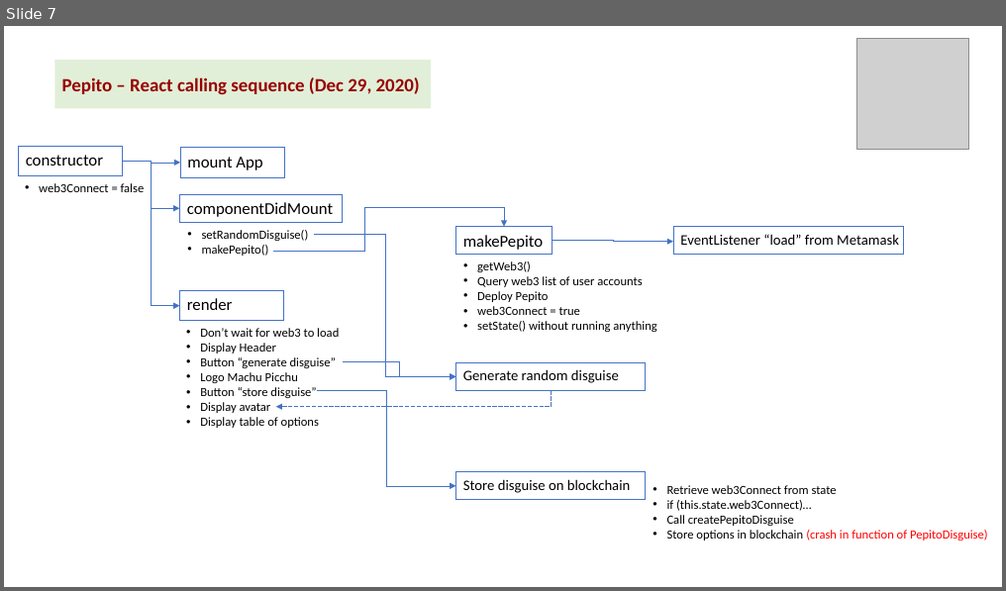
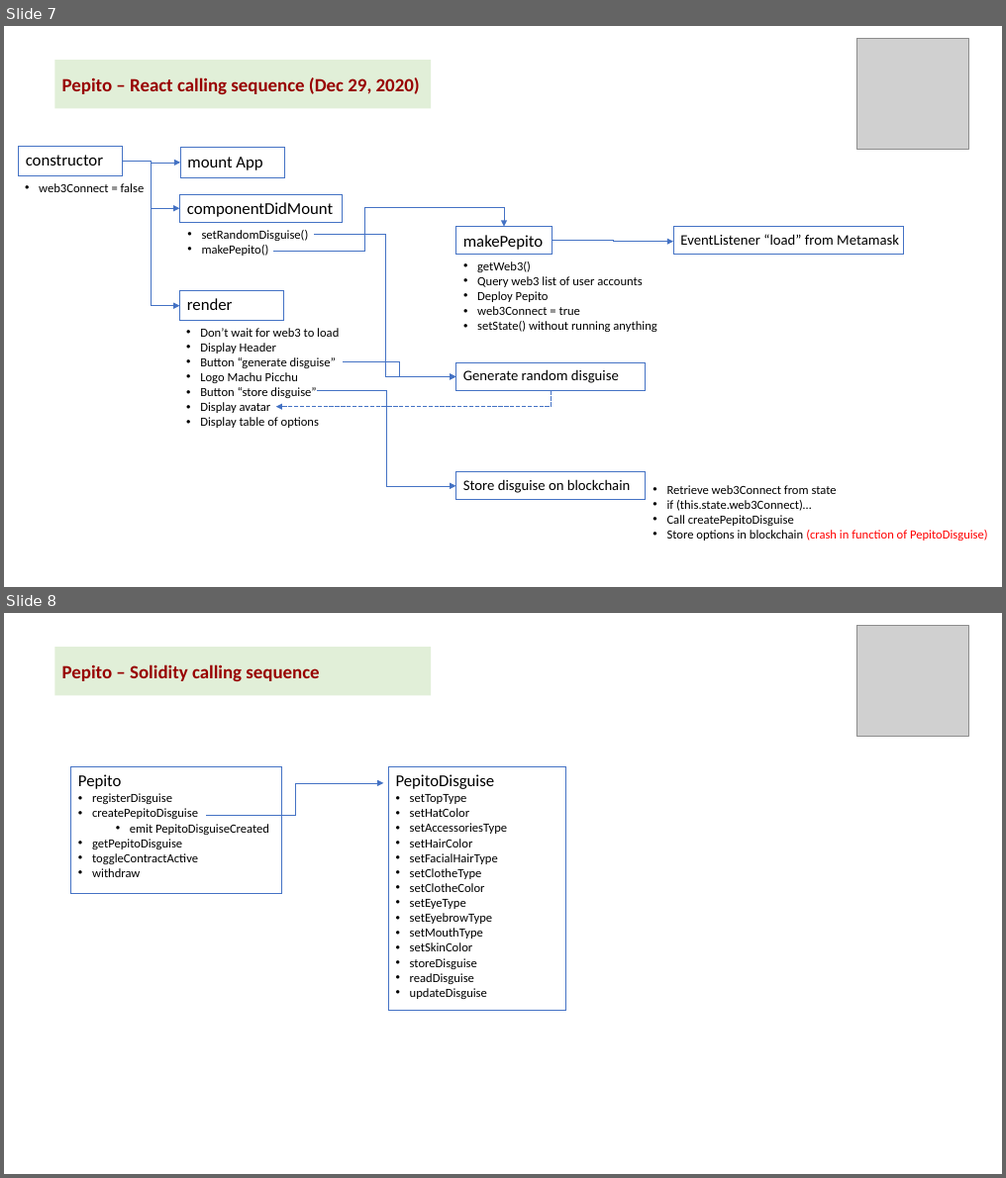
Before and after one commit to kvutien/Project-Machu-Picchu-2020, a slide deck: Pepito/Final Project Design.pptx. Shown one above the other, each under a label of ours: slide 7 before the commit, slides 7 and 8 after it. The pictures are 1006x591 and 1006x1178 pixels, drawn with LibreOffice and Linux fonts; fonts in the diff are those of the drawing; grey boxes stand for pictures. Boxes give left, top, right and bottom in pixels: in the first picture for what was removed or moved away, otherwise in the second. Text is boxed around its words. In the diff, an @@ line names an element or a change of style, - is before the commit and + after.

Commit message:
start building up createPepitoDisguise

```diff
--- a/Pepito/Final Project Design.pptx
+++ b/Pepito/Final Project Design.pptx
@@ slide 8 added at (4, 613, 1002, 1174), background #FFFFFF @@
@@ picture added at (857, 625, 969, 737) @@
@@ rectangle added at (54, 647, 431, 695), fill #E1EFD8, 18 pt, text #980000, bold @@
+Pepito – Solidity calling sequence
@@ rectangle added at (70, 766, 282, 894), outline #4472C4 0.75 pt, 12 pt, text #000000 @@
+Pepito
+• registerDisguise
+• createPepitoDisguise
+  • emit PepitoDisguiseCreated
+• getPepitoDisguise
+• toggleContractActive
+• withdraw
@@ elbow arrow added from (206, 815) to (383, 783), #4472C4 0.5 pt @@
@@ rectangle added at (388, 766, 565, 1011), outline #4472C4 0.75 pt, 12 pt, text #000000 @@
+PepitoDisguise
+• setTopType
+• setHatColor
+• setAccessoriesType
+• setHairColor
+• setFacialHairType
+• setClotheType
+• setClotheColor
+• setEyeType
+• setEyebrowType
+• setMouthType
+• setSkinColor
+• storeDisguise
+• readDisguise
+• updateDisguise
```
Also in this commit, not shown: 10 other files.
